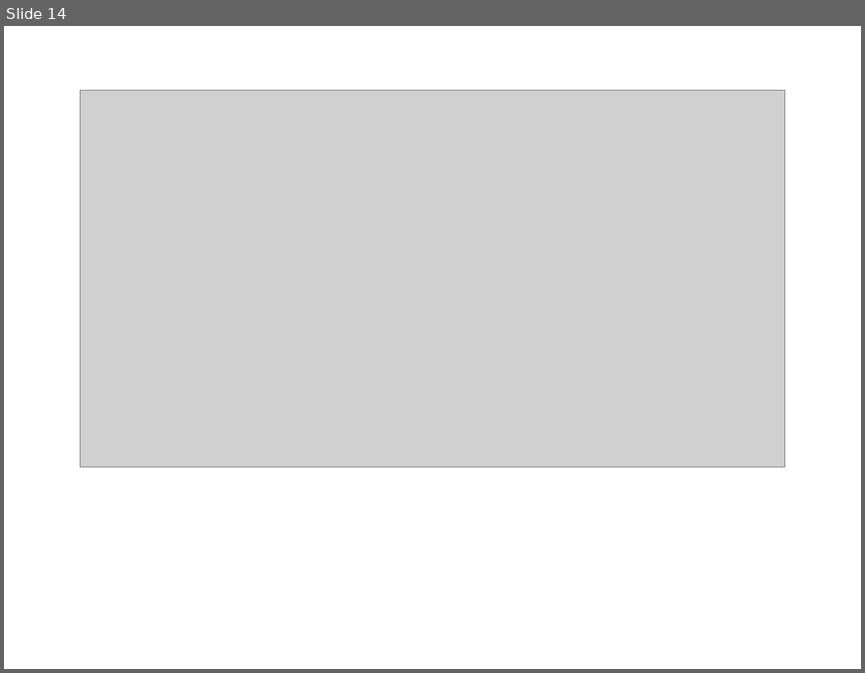
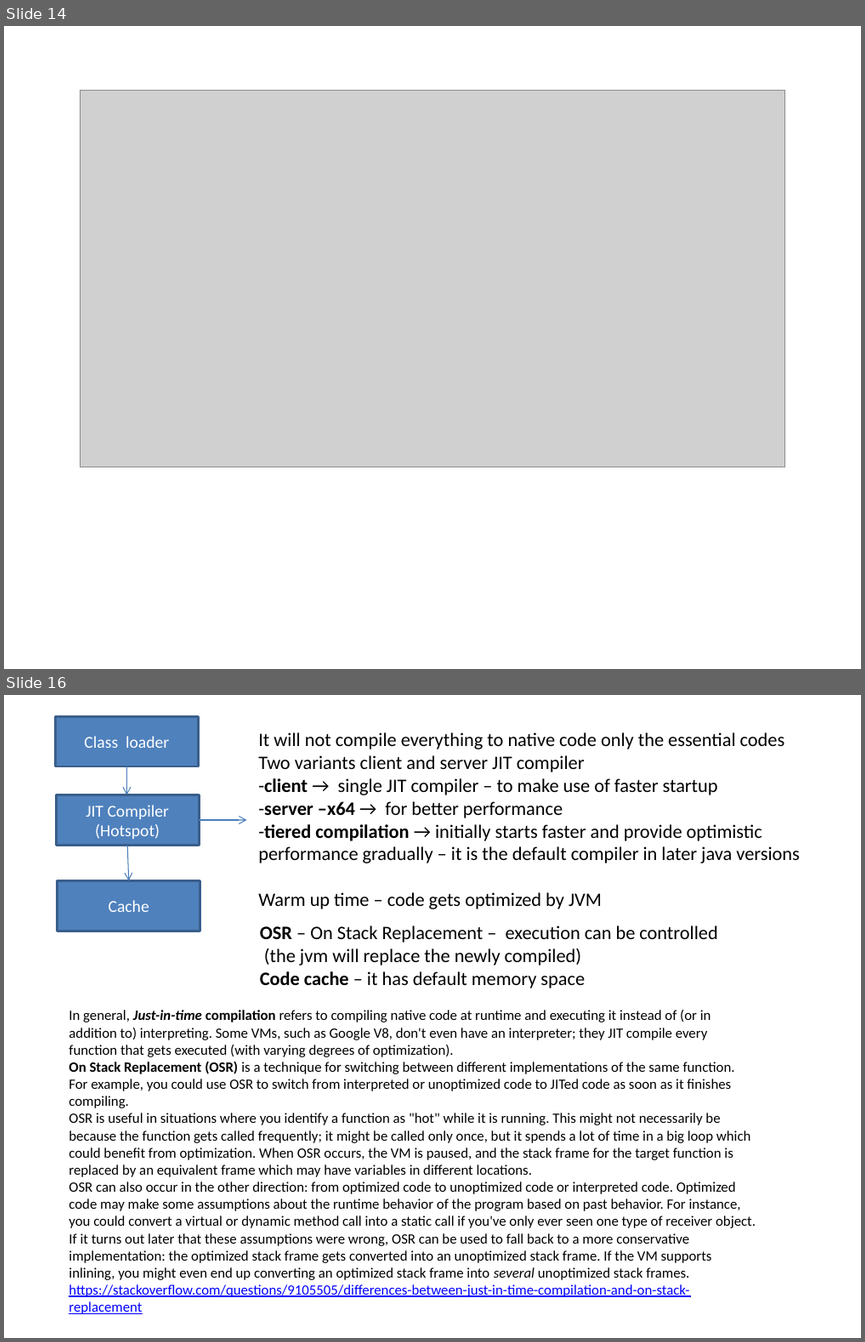
Before and after one commit to mdparthi/JavaPerformanceTuning, a slide deck: JPTInfo.pptx. Shown one above the other, each under a label of ours: slide 14 before the commit, slides 14 and 16 after it; the slides between them are not shown. The pictures are 865x673 and 865x1342 pixels, drawn with LibreOffice and Linux fonts; fonts in the diff are those of the drawing; grey boxes stand for pictures. Boxes give left, top, right and bottom in pixels: in the first picture for what was removed or moved away, otherwise in the second. Text is boxed around its words. In the diff, an @@ line names an element or a change of style, - is before the commit and + after.

```diff
--- a/JPTInfo.pptx
+++ b/JPTInfo.pptx
@@ slide 16 added at bbox=[4, 695, 861, 1338], background #FFFFFF @@
@@ rectangle added at bbox=[55, 716, 199, 766], fill #4F81BD, outline #3A5F8C 2 pt, 14 pt, text #FFFFFF @@
+Class loader
@@ text added at bbox=[258, 732, 799, 909], 16 pt, text #000000 @@
+It will not compile everything to native code only the essential codes
+Two variants client and server JIT compiler
+-client → single JIT compiler – to make use of faster startup
+-server –x64 → for better performance
+-tiered compilation → initially starts faster and provide optimistic performance gradually – it is the default compiler in later java versions
+Warm up time – code gets optimized by JVM
@@ arrow added from (126, 766) to (126, 795), #4B7EBC 0.75 pt @@
@@ rectangle added at bbox=[56, 795, 200, 845], fill #4F81BD, outline #3A5F8C 2 pt, 14 pt, text #FFFFFF @@
+JIT Compiler
+(Hotspot)
@@ arrow added from (199, 820) to (246, 820), #4B7EBC 0.75 pt @@
@@ arrow added from (127, 845) to (129, 881), #4B7EBC 0.75 pt @@
@@ rectangle added at bbox=[57, 881, 200, 930], fill #4F81BD, outline #3A5F8C 2 pt, 14 pt, text #FFFFFF @@
+Cache
@@ text added at bbox=[260, 925, 717, 988], 16 pt, text #000000 @@
+OSR – On Stack Replacement – execution can be controlled
+(the jvm will replace the newly compiled)
+Code cache – it has default memory space
@@ text added at bbox=[69, 1009, 755, 1314], 12 pt, text #000000 @@
+In general, Just-in-time compilation refers to compiling native code at runtime and executing it instead of (or in addition to) interpreting. Some VMs, such as Google V8, don't even have an interpreter; they JIT compile every function that gets executed (with varying degrees of optimization).
+On Stack Replacement (OSR) is a technique for switching between different implementations of the same function. For example, you could use OSR to switch from interpreted or unoptimized code to JITed code as soon as it finishes compiling.
+OSR is useful in situations where you identify a function as "hot" while it is running. This might not necessarily be because the function gets called frequently; it might be called only once, but it spends a lot of time in a big loop which could benefit from optimization. When OSR occurs, the VM is paused, and the stack frame for the target function is replaced by an equivalent frame which may have variables in different locations.
+OSR can also occur in the other direction: from optimized code to unoptimized code or interpreted code. Optimized code may make some assumptions about the runtime behavior of the program based on past behavior. For instance, you could convert a virtual or dynamic method call into a static call if you've only ever seen one type of receiver object. If it turns out later that these assumptions were wrong, OSR can be used to fall back to a more conservative implementation: the optimized stack frame gets converted into an unoptimized stack frame. If the VM supports inlining, you might even end up converting an optimized stack frame into several unoptimized stack frames.
+https://stackoverflow.com/questions/9105505/differences-between-just-in-time-compilation-and-on-stack-replacement
```
Also in this commit, not shown: 2 other slides added, 1 other file.
